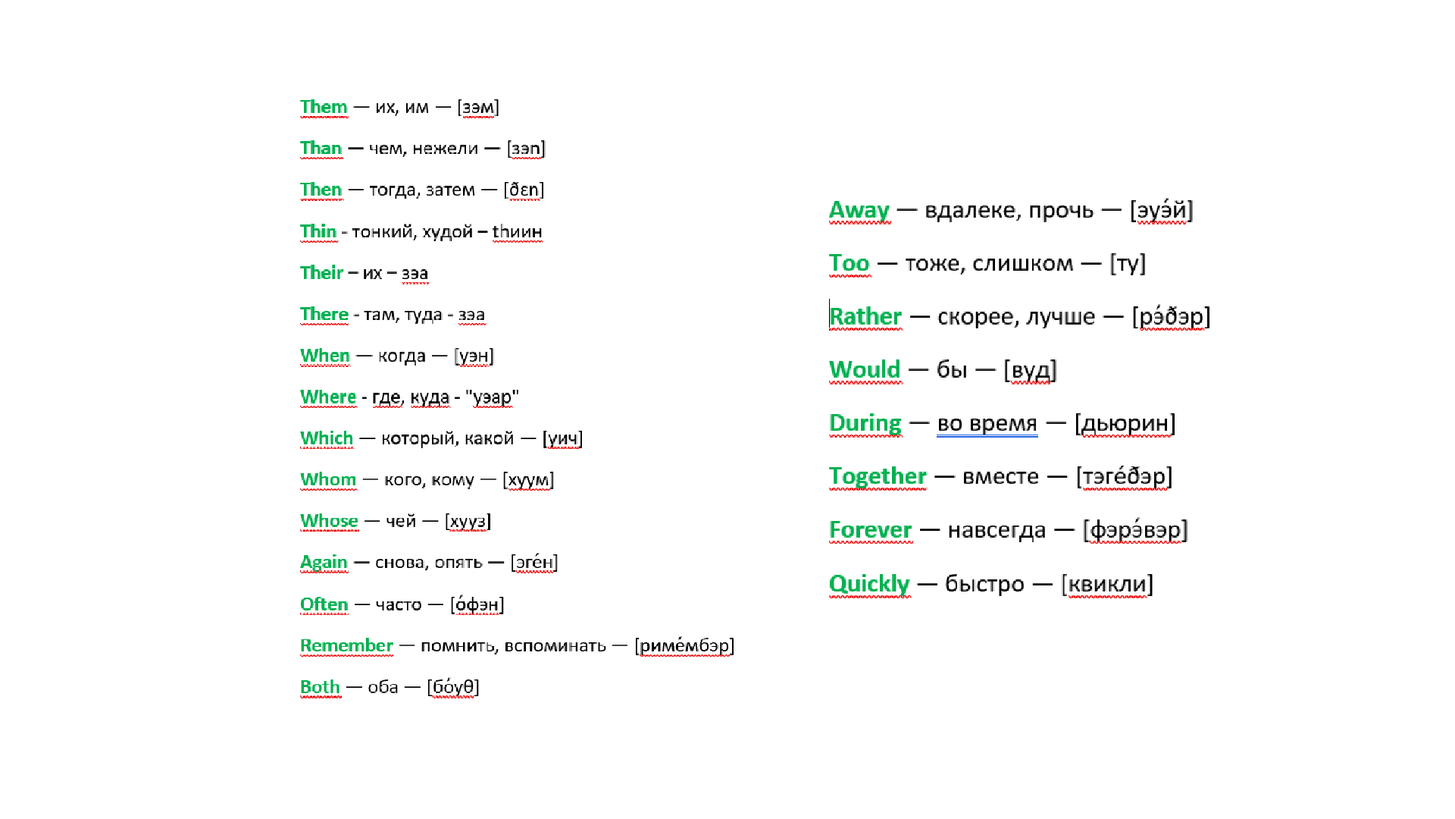
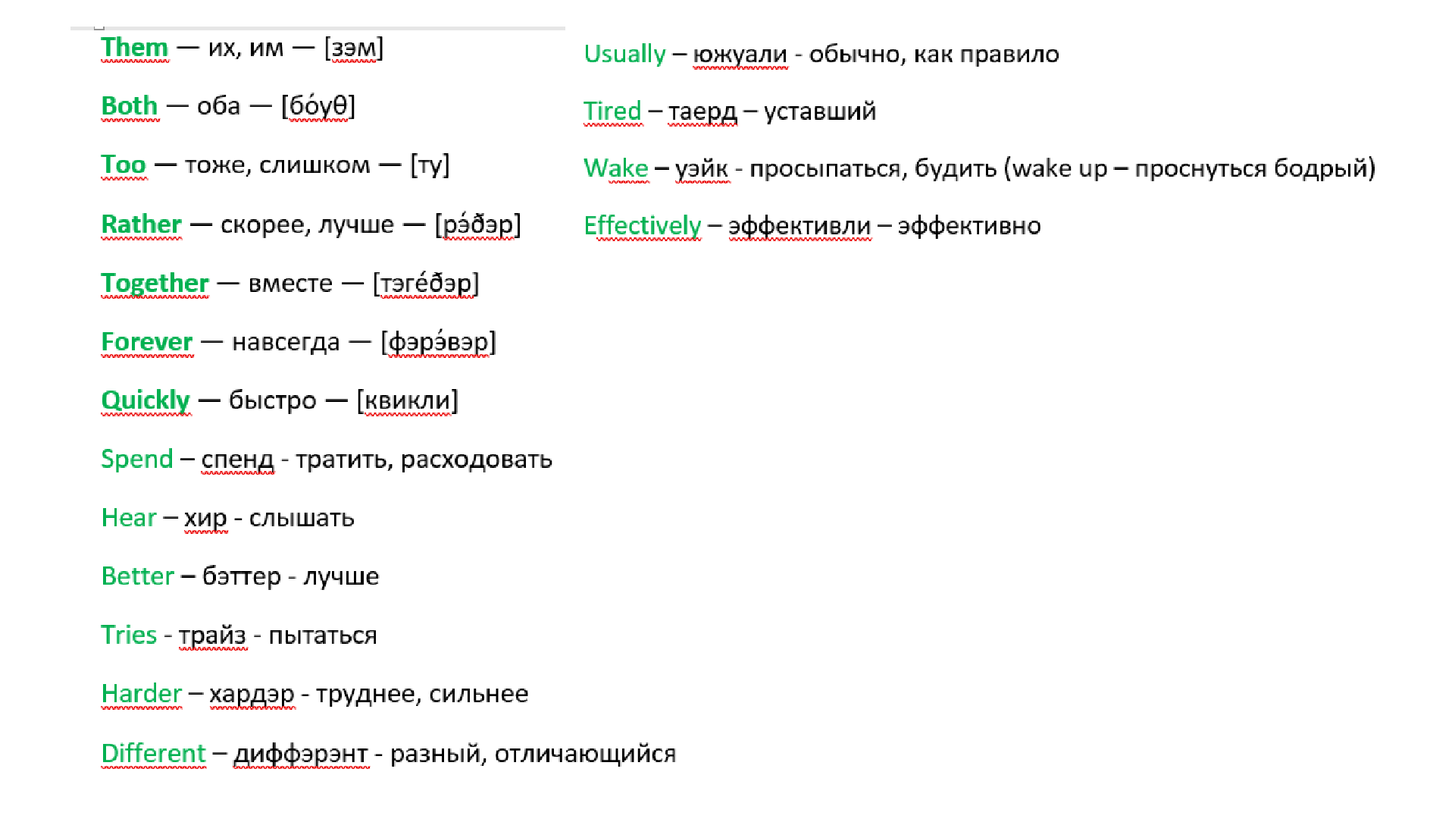
The second 1455x819 image is a revision of the first. Changes to its layers:
painted on "Слой 2" over [565, 43, 1375, 599]
painted on "Слой 1" over [70, 26, 752, 769]
